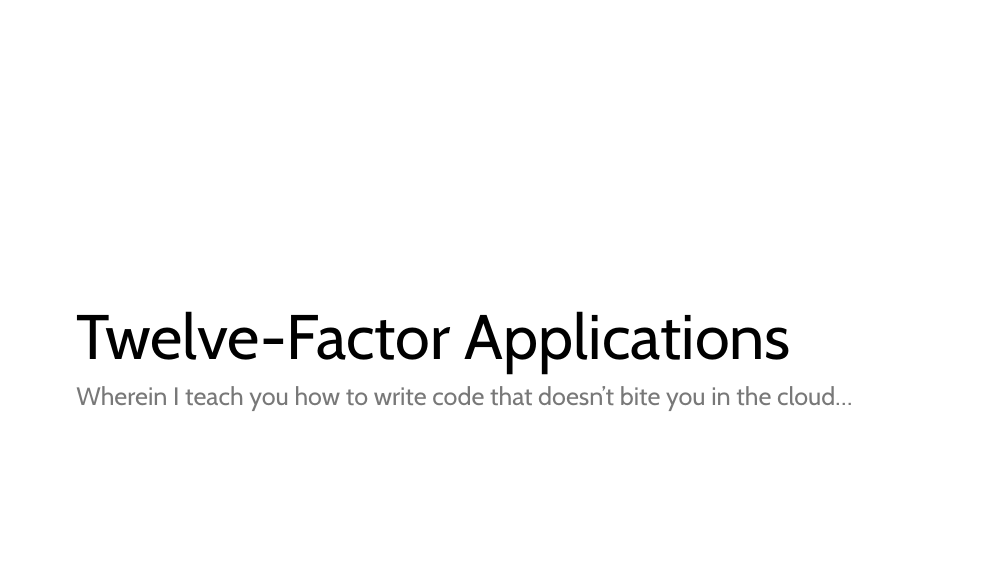
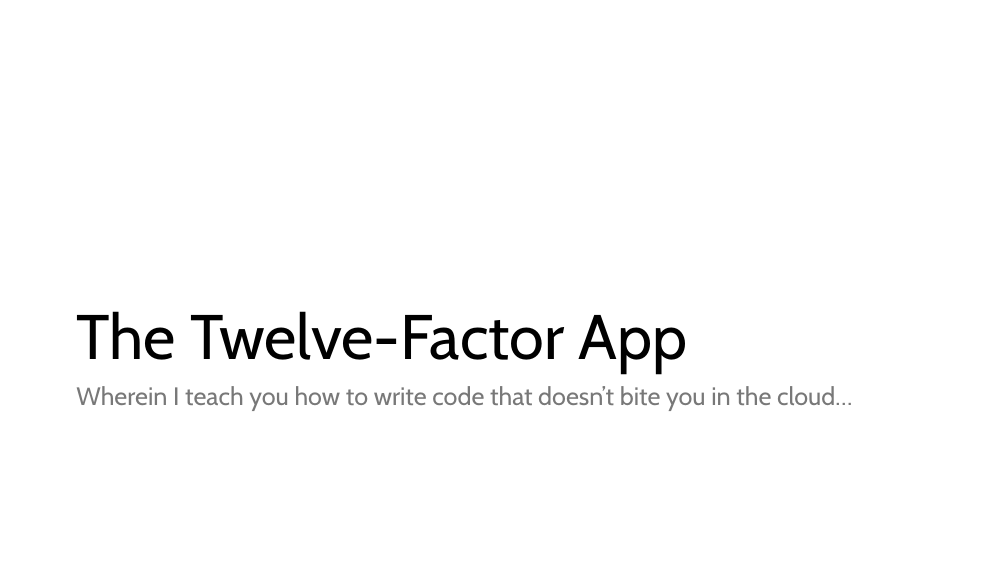
Before and after one commit to ericburcham/cloud-patterns-and-practices, a slide deck: slide 16 of Presentation.pptx. Drawn at 1008x567 pixels with LibreOffice and Linux fonts; fonts in the diff are those of the drawing. Boxes give left, top, right and bottom in pixels: in the first picture for what was removed or moved away, otherwise in the second. Text is boxed around its words. In the diff, an @@ line names an element or a change of style, - is before the commit and + after.

```diff
--- a/Presentation.pptx
+++ b/Presentation.pptx
@@ title at bbox=[76, 311, 688, 374]: text changed @@
-Twelve-Factor Applications
+The Twelve-Factor App
```
Also in this commit, not shown: 7 slides added, 1 other file.
